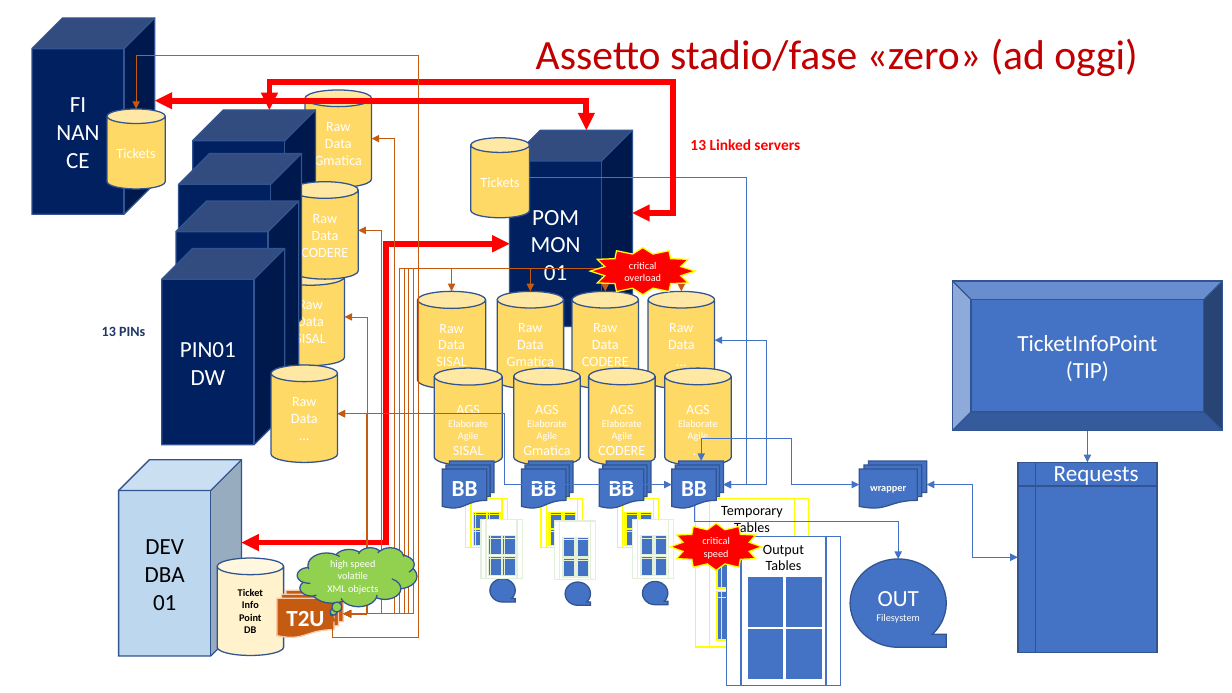
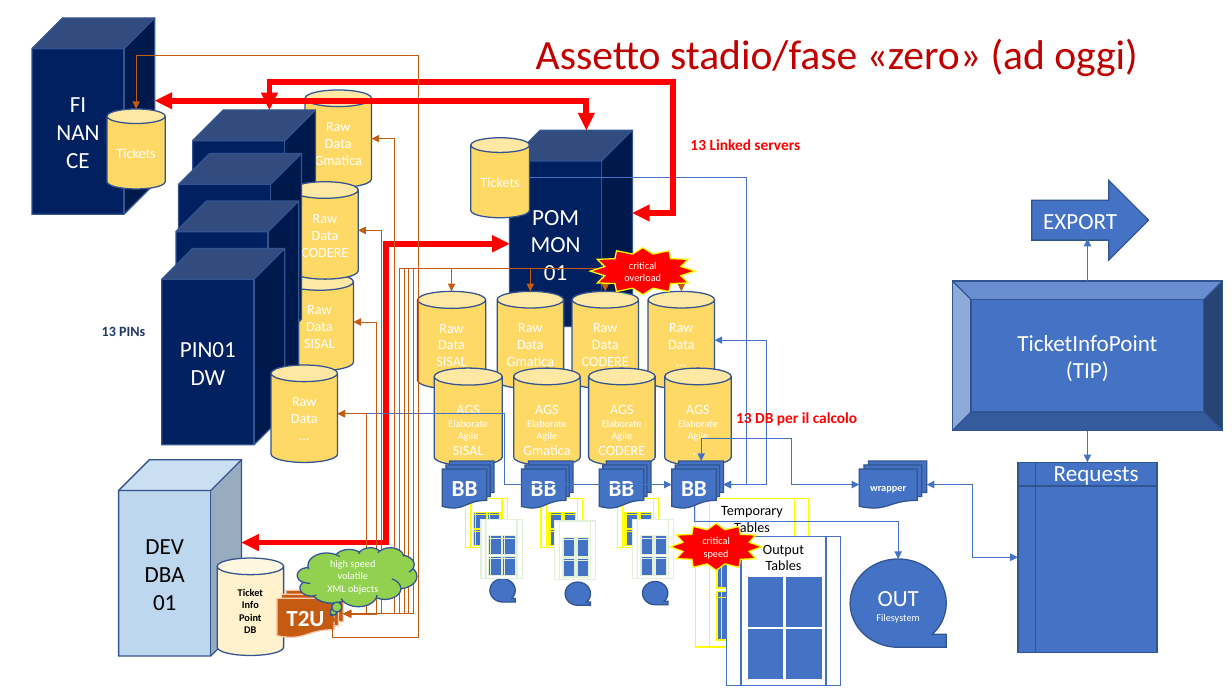
Before and after one commit to FabrizioRicciarelli/SQL-scripts, a slide deck: slide 8 of NOVOMATIC/TicketInfoPoint/TicketInfoPoint & BB.pptx. Drawn at 1232x693 pixels with LibreOffice and Linux fonts; fonts in the diff are those of the drawing. Boxes give left, top, right and bottom in pixels: in the first picture for what was removed or moved away, otherwise in the second. Text is boxed around its words. In the diff, an @@ line names an element or a change of style, - is before the commit and + after.

```diff
--- a/NOVOMATIC/TicketInfoPoint/TicketInfoPoint & BB.pptx
+++ b/NOVOMATIC/TicketInfoPoint/TicketInfoPoint & BB.pptx
@@ right arrow added at (x1=1032, y1=180, x2=1149, y2=260), fill #4472C4, outline #325491 1 pt, 18 pt, text #FFFFFF @@
+EXPORT
@@ arrow added from (1088, 281) to (1088, 238), #4472C4 0.5 pt @@
@@ cylinder "Raw" moved from (x1=276, y1=268, x2=345, y2=365) to (x1=286, y1=274, x2=354, y2=371) @@
@@ elbow double arrow moved from (344, 614) - (345, 317) to (344, 614) - (354, 323) @@
@@ text added at (x1=736, y1=410, x2=857, y2=428), 12 pt, text #FF0000, bold @@
+13 DB per il calcolo
```
Also in this commit, not shown: 2 slides added, 13 other files.
